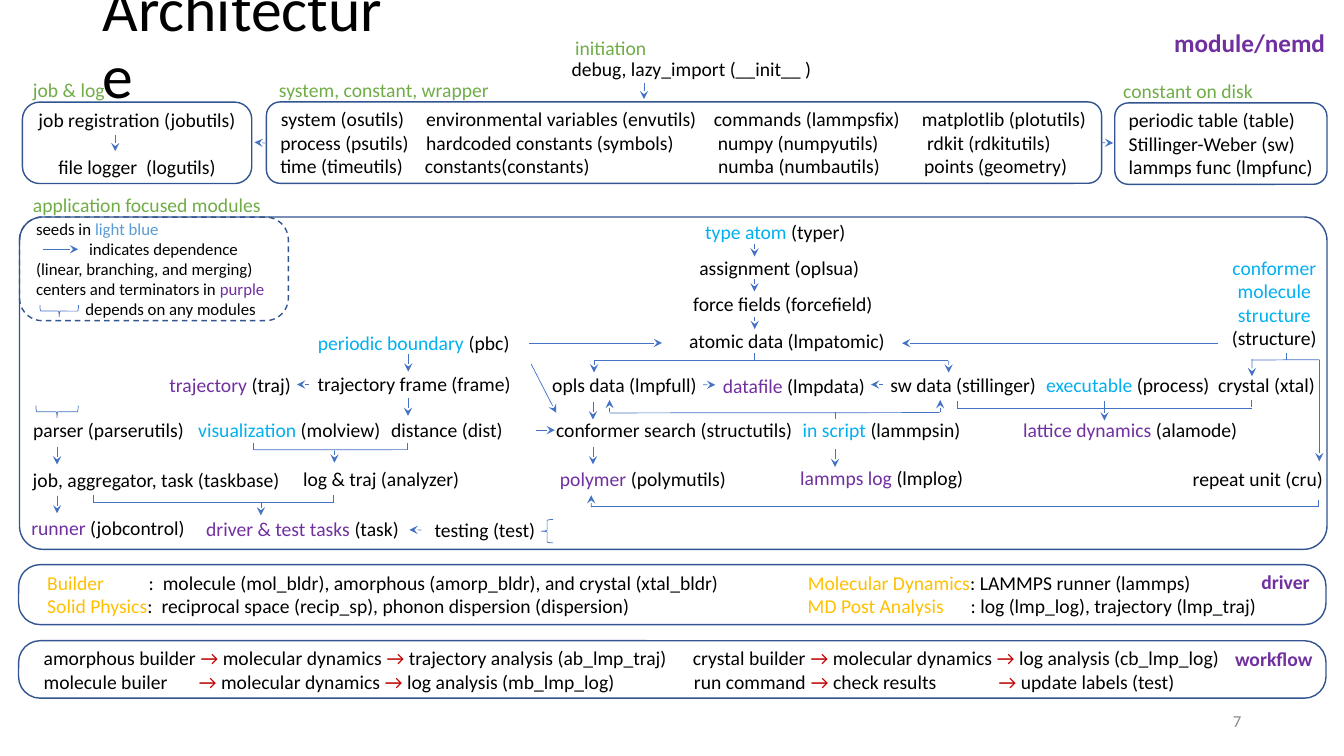
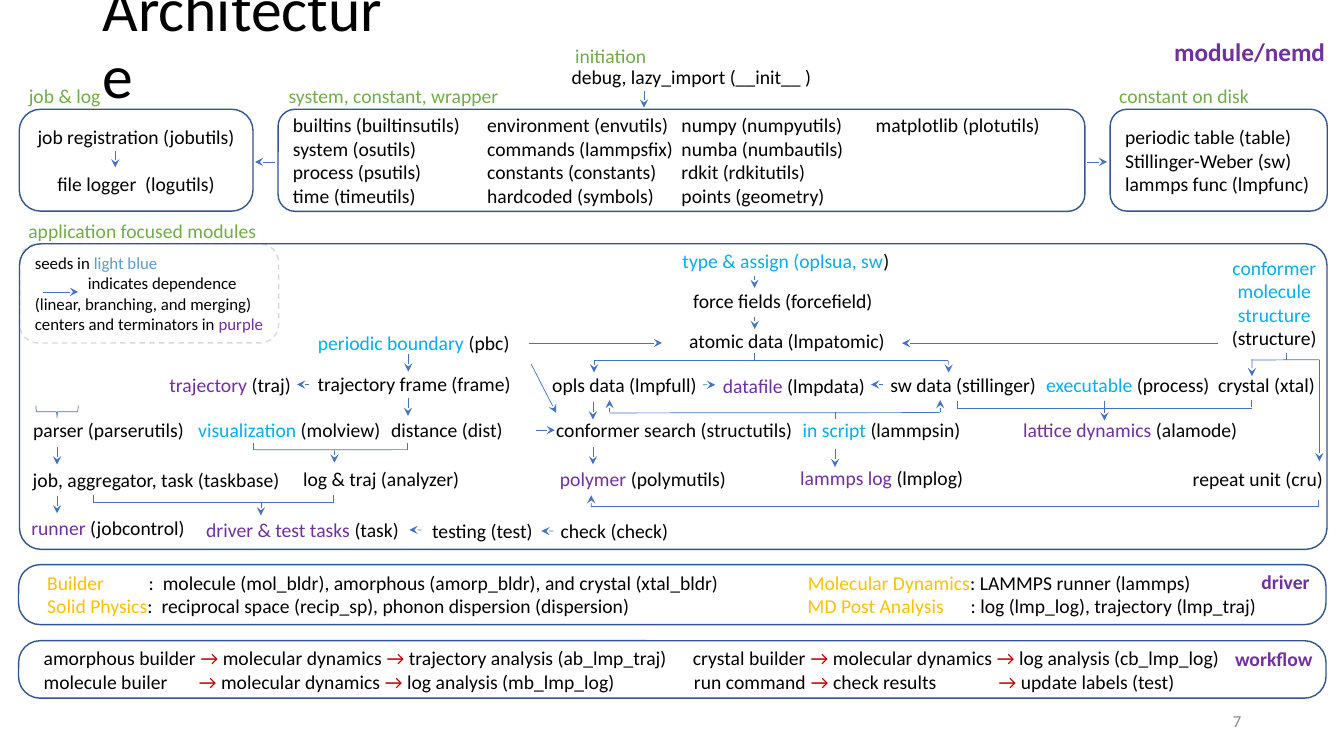
Before and after one commit to zhteg4pvt/nemd, a slide deck: slide 7 of docs/power_point/nemd.pptx. Drawn at 1344x756 pixels with LibreOffice and Linux fonts; fonts in the diff are those of the drawing. Boxes give left, top, right and bottom in pixels: in the first picture for what was removed or moved away, otherwise in the second. Text is boxed around its words. In the diff, an @@ line names an element or a change of style, - is before the commit and + after.

```diff
--- a/docs/power_point/nemd.pptx
+++ b/docs/power_point/nemd.pptx
@@ text "job & log": place and size @@
-text "job & log" at <box>33,81,105,103</box>
+text "job & log" at <box>29,89,100,109</box>
@@ text "system, constant, wrapper": place and size @@
-text "system, constant, wrapper" at <box>279,84,489,102</box>
+text "system, constant, wrapper" at <box>289,90,498,109</box>
@@ text "constant on disk" rewrapped from <box>1123,84,1252,104</box> to <box>1119,89,1248,103</box> @@
@@ rounded rectangle "job registration (jobutils)": place and size @@
-rounded rectangle "job registration (jobutils)" at <box>22,102,252,184</box>
+rounded rectangle "job registration (jobutils)" at <box>19,109,253,211</box>
@@ rounded rectangle "builtins (builtinsutils)": place and size @@
-rounded rectangle "builtins (builtinsutils)" at <box>266,102,1102,184</box>
+rounded rectangle "builtins (builtinsutils)" at <box>278,109,1085,211</box>
@@ rounded rectangle "builtins (builtinsutils)" at <box>278,109,1085,211</box>: columns 1 to 4 @@
@@ text in rounded rectangle at <box>293,118,1040,207</box>: text changed @@
-system (osutils) environmental variables (envutils) commands (lammpsfix) matplotlib (plotutils)
-process (psutils) hardcoded constants (symbols) numpy (numpyutils) rdkit (rdkitutils)
-time (timeutils) constants(constants) numba (numbautils) points (geometry)
+builtins (builtinsutils)
+system (osutils)
+process (psutils)
+time (timeutils)
+environment (envutils)
+commands (lammpsfix)
+constants (constants)
+hardcoded (symbols)
+numpy (numpyutils)
+numba (numbautils)
+rdkit (rdkitutils)
+points (geometry)
+matplotlib (plotutils)
@@ 3 texts, 1 arrow: place and size @@
-3 texts, 1 arrow at <box>572,34,1325,99</box>
+3 texts, 1 arrow at <box>572,43,1325,108</box>
@@ rounded rectangle "periodic table (table)": place and size @@
-rounded rectangle "periodic table (table)" at <box>1115,103,1328,185</box>
+rounded rectangle "periodic table (table)" at <box>1110,109,1327,211</box>
@@ arrow moved from (115, 135) - (115, 151) to (115, 151) - (115, 167) @@
@@ arrow moved from (265, 143) - (254, 142) to (275, 162) - (255, 162) @@
@@ arrow moved from (1102, 143) - (1113, 143) to (1087, 162) - (1107, 162) @@
@@ text "application focused modules": place and size @@
-text "application focused modules" at <box>33,198,261,218</box>
+text "application focused modules" at <box>28,224,256,241</box>
@@ text removed at <box>705,225,845,245</box> @@
-type atom (typer)
@@ rounded rectangle "seeds in light blue": place and size @@
-rounded rectangle "seeds in light blue" at <box>19,217,288,321</box>
+rounded rectangle "seeds in light blue" at <box>19,244,278,343</box>
@@ rounded rectangle "seeds in light blue" at <box>19,244,278,343</box>: outline #325491 1 pt dashed to #D9D9D9 1 pt dashed; proportions changed @@
@@ rounded rectangle: place and size @@
-rounded rectangle at <box>19,217,1327,549</box>
+rounded rectangle at <box>19,244,1327,549</box>
@@ text at <box>682,254,889,272</box>: text changed; text colour #000000 to #00B0F0 @@
-assignment (oplsua)
+type & assign (oplsua, sw)
@@ arrow removed from (755, 244) to (755, 257) @@
@@ arrow moved from (79, 249) - (42, 249) to (79, 292) - (42, 292) @@
@@ arrow moved from (754, 279) - (754, 291) to (754, 276) - (754, 288) @@
@@ right brace removed at <box>40,304,79,317</box> @@
@@ text in rounded rectangle at <box>85,303,256,318</box>: paragraph removed @@
-depends on any modules
@@ right brace removed at <box>541,519,554,542</box> @@
@@ arrow added from (554, 531) to (541, 531), #4472C4 0.5 pt @@
@@ text added at <box>561,524,668,541</box>, 14 pt, text #000000 @@
+check (check)
```
Also in this commit, not shown: 1 other slide changed, 1 slide added, 6 other files.
